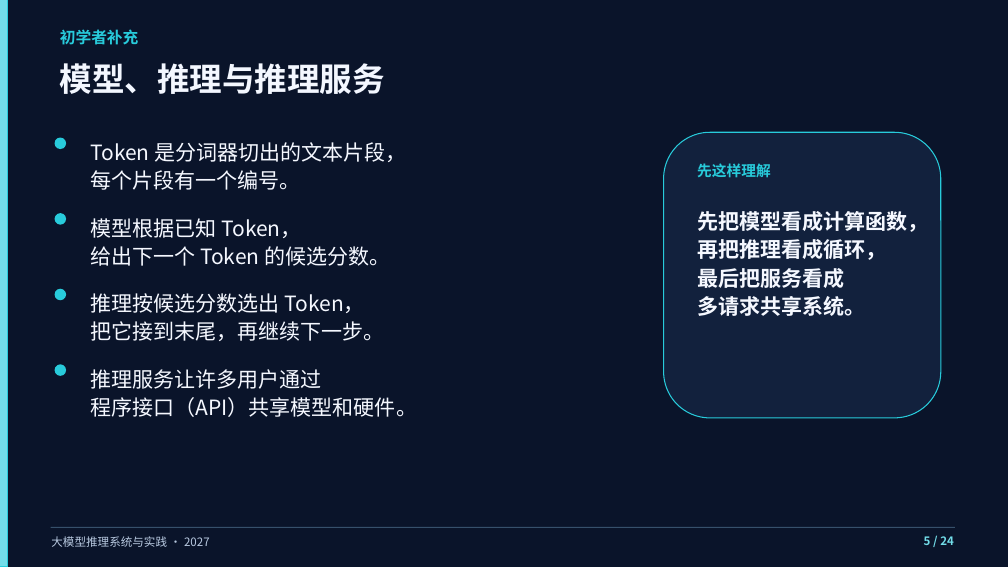
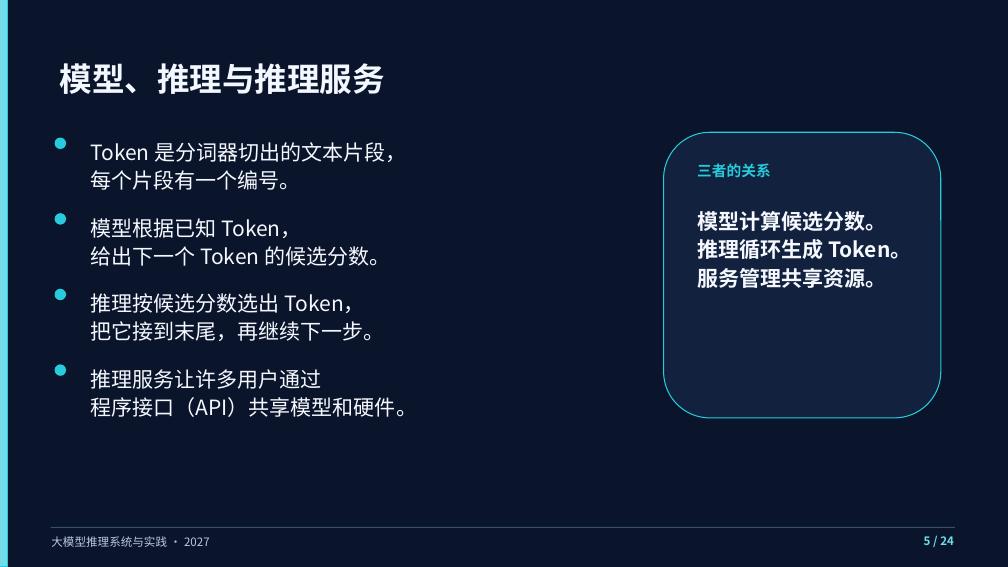
Before and after one commit to vLLM-HUST/intro-to-llm-inference-engines, a slide deck: slide 5 of build/slides/2027/lectures-8-pptx/第01讲_课程导论与评价指标.pptx. Drawn at 1008x567 pixels with LibreOffice and Linux fonts; fonts in the diff are those of the drawing. Boxes give left, top, right and bottom in pixels: in the first picture for what was removed or moved away, otherwise in the second. Text is boxed around its words. In the diff, an @@ line names an element or a change of style, - is before the commit and + after.

```diff
--- a/build/slides/2027/lectures-8-pptx/第01讲_课程导论与评价指标.pptx
+++ b/build/slides/2027/lectures-8-pptx/第01讲_课程导论与评价指标.pptx
@@ text removed at <box>60,29,139,45</box> @@
-初学者补充
@@ text at <box>697,163,771,178</box>: text changed @@
-先这样理解
+三者的关系
@@ text at <box>697,211,911,288</box>: text changed @@
-先把模型看成计算函数，
-再把推理看成循环，
-最后把服务看成
-多请求共享系统。
+模型计算候选分数。
+推理循环生成 Token。
+服务管理共享资源。
```
Also in this commit, not shown: 7 other slides changed, 17 other files.
